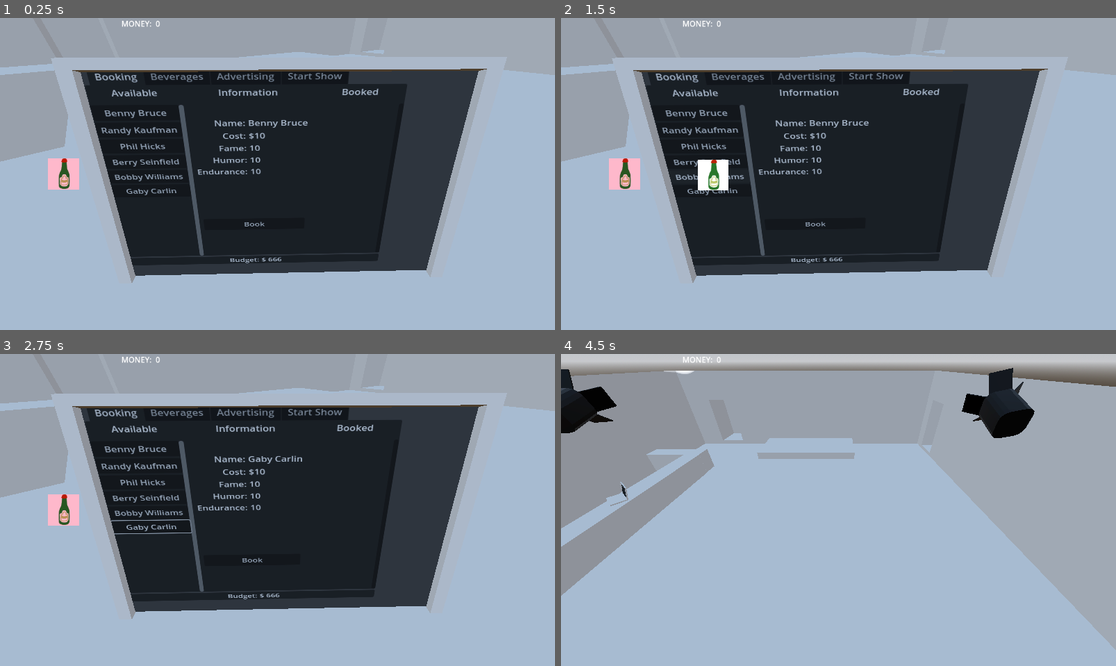
Above: before the commit, frames 1-4 (two rows, left to right).
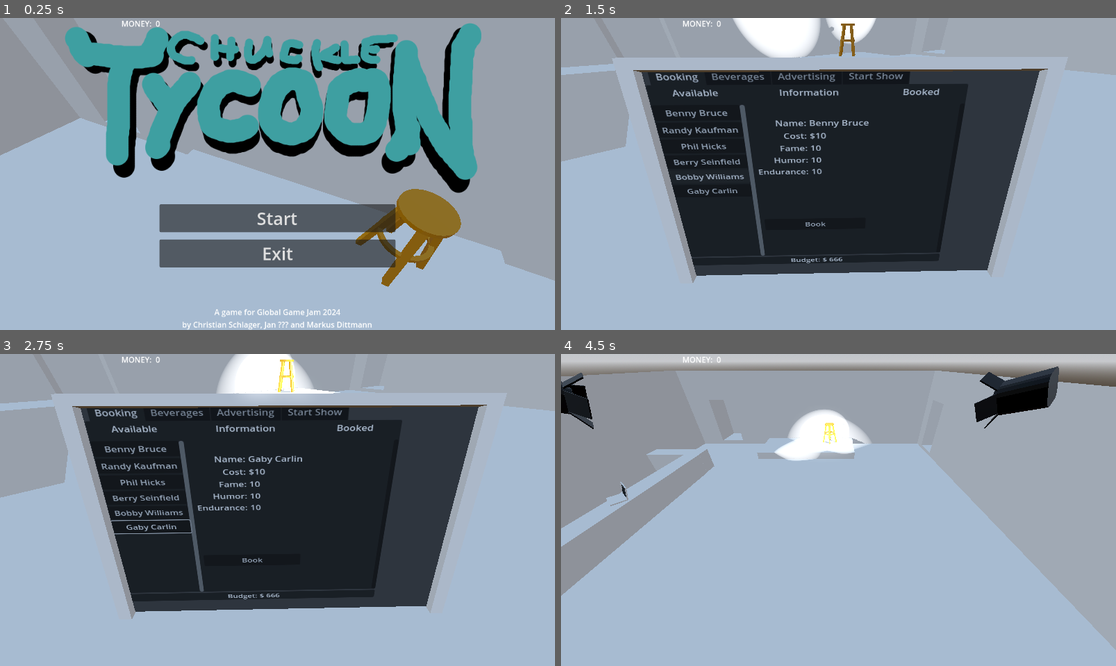
Above: after the commit, the same moments.

Repository: ChrisWhatever1980/ggj24-funny-business
Game: Godot game, scene res://scenes/building.tscn
Same seed, same stepped clock (60 frames per second), same inputs: the game is played once before the commit and once after it.
Inputs (mouse positions are in pixels of both pictures, inside the frame that each line leads up to):
- Up to frame 1 (0.25 s): no input
- Up to frame 2 (1.5 s): click (838, 217) at 0.5 s, where only the run after the commit has a clickable "Start"; drag from (622, 174) to (888, 177) at 1.27 s
- Up to frame 3 (2.75 s): drag from (166, 525) to (327, 513) at 2.02 s
- Up to frame 4 (4.5 s): move the mouse to (894, 441) at 2.77 s; hold Up (ui_up) 2.78-3.5 s; click (894, 441) at 2.85 s; tap Enter at 3.5 s; drag from (810, 572) to (622, 510) at 3.52 s; tap Space at 4.25 s; move the mouse to (1005, 556) at 4.27 s; hold Down (ui_down) from 4.28 s (still down); click (1005, 556) at 4.35 s

The runs differ from the first frame. In frame 1, 61% of the frame differs, in the area x 0-100%, y 1-100%; in frame 2, 3.3%; in frame 3, 2.5%; in frame 4, 4.7%.

Commit message:
title screen connected

Diff:
--- a/dev/scenes/building.gd
+++ b/dev/scenes/building.gd
@@ -32,10 +32,18 @@
 	GameEvents.connect_event("spawn_puddle", self, "on_spawn_puddle")
 	GameEvents.connect_event("change_money", self, "on_change_money")
 	GameEvents.connect_event("start_show", self, "on_start_show")
+	GameEvents.connect_event("start_game", self, "on_start_game")
 
 	var pos = $comedy_club/FloorArea.position
 	var size = $comedy_club/FloorArea/CollisionShape3D.shape.size
 	floor_rect = Rect2(pos.x - size.x / 2, pos.z - size.z / 2, size.x, size.z)
+
+	$AnimationPlayer.play_backwards("start_game_animation")
+
+
+func on_start_game():
+	$MainCamera.current = true
+	$TitleScreen.visible = false
 
 
 func on_start_show():
--- a/dev/scenes/building.tscn
+++ b/dev/scenes/building.tscn
@@ -1,11 +1,12 @@
-[gd_scene load_steps=27 format=3 uid="uid://4xkgb6wyhpkb"]
+[gd_scene load_steps=30 format=3 uid="uid://4xkgb6wyhpkb"]
 
 [ext_resource type="Script" path="res://scenes/building.gd" id="1_no7ks"]
 [ext_resource type="PackedScene" uid="uid://bdlhljeuhdyc0" path="res://models/comedy_club.glb" id="1_xfk75"]
 [ext_resource type="PackedScene" uid="uid://bbyus2y643rp0" path="res://models/bar.glb" id="2_5gooh"]
 [ext_resource type="PackedScene" uid="uid://de25e4whii3qa" path="res://scenes/guest.tscn" id="2_idpge"]
 [ext_resource type="PackedScene" uid="uid://ii7lpcj3odym" path="res://scenes/coin.tscn" id="3_e5f0h"]
-[ext_resource type="PackedScene" uid="uid://c4fuk2e1l2kf1" path="res://models/stage.glb" id="3_lcvpm"]
+[ext_resource type="PackedScene" uid="uid://bjw6r72huloyy" path="res://models/stool.glb" id="3_lcvpm"]
+[ext_resource type="PackedScene" uid="uid://c4fuk2e1l2kf1" path="res://models/stage.glb" id="6_g7yxt"]
 [ext_resource type="PackedScene" uid="uid://dh1iy0je7c6l7" path="res://scenes/spot_light.tscn" id="8_3sd2r"]
 [ext_resource type="PackedScene" uid="uid://xw4q52xtmcl5" path="res://scenes/laptop/laptop.tscn" id="8_6tjwg"]
 [ext_resource type="AudioStream" uid="uid://cuevafyfretln" path="res://audio/kaching_0.ogg" id="10_7w2yh"]
@@ -13,6 +14,7 @@
 [ext_resource type="PackedScene" uid="uid://bnkasdwoiayuj" path="res://scenes/underworld.tscn" id="12_gmibf"]
 [ext_resource type="AudioStream" uid="uid://w6tn87txnwy" path="res://audio/kaching_2.ogg" id="12_m7fqk"]
 [ext_resource type="PackedScene" uid="uid://m0e7yyqwsep0" path="res://scenes/bartender_minigame.tscn" id="13_l0k3m"]
+[ext_resource type="PackedScene" uid="uid://ch6dqver80ept" path="res://scenes/title.tscn" id="14_lgqev"]
 
 [sub_resource type="ProceduralSkyMaterial" id="ProceduralSkyMaterial_dldv6"]
 sky_horizon_color = Color(0.64625, 0.65575, 0.67075, 1)
@@ -70,6 +72,30 @@
 "update": 0,
 "values": [Vector3(-0.649262, -0.682424, 0)]
 }
+tracks/2/type = "value"
+tracks/2/imported = false
+tracks/2/enabled = true
+tracks/2/path = NodePath("SpotLight:rotation")
+tracks/2/interp = 1
+tracks/2/loop_wrap = true
+tracks/2/keys = {
+"times": PackedFloat32Array(0),
+"transitions": PackedFloat32Array(1),
+"update": 0,
+"values": [Vector3(0.327353, -0.040295, 0.234314)]
+}
+tracks/3/type = "value"
+tracks/3/imported = false
+tracks/3/enabled = true
+tracks/3/path = NodePath("SpotLight2:rotation")
+tracks/3/interp = 1
+tracks/3/loop_wrap = true
+tracks/3/keys = {
+"times": PackedFloat32Array(0),
+"transitions": PackedFloat32Array(1),
+"update": 0,
+"values": [Vector3(0.212462, 0.202276, 0.035681)]
+}
 
 [sub_resource type="Animation" id="Animation_0trjs"]
 resource_name = "laptop_to_main_animation"
@@ -99,6 +125,34 @@
 "values": [Vector3(-0.649734, -0.682598, 0), Vector3(-0.720821, 0, 0)]
 }
 
+[sub_resource type="Animation" id="Animation_ldpii"]
+resource_name = "start_game_animation"
+length = 2.0
+tracks/0/type = "value"
+tracks/0/imported = false
+tracks/0/enabled = true
+tracks/0/path = NodePath("SpotLight:rotation")
+tracks/0/interp = 1
+tracks/0/loop_wrap = true
+tracks/0/keys = {
+"times": PackedFloat32Array(0, 2),
+"transitions": PackedFloat32Array(1, 1),
+"update": 0,
+"values": [Vector3(-0.339466, 0.639424, 0.352963), Vector3(0.327353, -0.040295, 0.234314)]
+}
+tracks/1/type = "value"
+tracks/1/imported = false
+tracks/1/enabled = true
+tracks/1/path = NodePath("SpotLight2:rotation")
+tracks/1/interp = 1
+tracks/1/loop_wrap = true
+tracks/1/keys = {
+"times": PackedFloat32Array(0, 2),
+"transitions": PackedFloat32Array(1, 1),
+"update": 0,
+"values": [Vector3(-0.3567, -0.748999, -0.173233), Vector3(0.212462, 0.202276, 0.035681)]
+}
+
 [sub_resource type="Animation" id="Animation_g87q2"]
 resource_name = "to_underworld"
 tracks/0/type = "value"
@@ -147,6 +201,7 @@
 _data = {
 "RESET": SubResource("Animation_muubg"),
 "laptop_to_main_animation": SubResource("Animation_0trjs"),
+"start_game_animation": SubResource("Animation_ldpii"),
 "to_underworld": SubResource("Animation_g87q2")
 }
 
@@ -233,10 +288,10 @@
 [node name="AudioListener3D" type="AudioListener3D" parent="MainCamera"]
 
 [node name="SpotLight" parent="." instance=ExtResource("8_3sd2r")]
-transform = Transform3D(0.968877, -0.244587, -0.0381451, 0.219847, 0.921022, -0.321537, 0.113776, 0.303144, 0.946128, 17, 10, 0)
+transform = Transform3D(0.968877, -0.244586, -0.0381449, 0.219847, 0.921022, -0.321538, 0.113776, 0.303144, 0.946128, 17, 10, 0)
 
 [node name="SpotLight2" parent="." instance=ExtResource("8_3sd2r")]
-transform = Transform3D(0.9805, 0.00739, 0.196383, 0.0348713, 0.976893, -0.210867, -0.193403, 0.213603, 0.957585, -14.7558, 10, 0)
+transform = Transform3D(0.9805, 0.00739002, 0.196382, 0.0348713, 0.976893, -0.210867, -0.193403, 0.213603, 0.957585, -14.7558, 10, 0)
 
 [node name="FloorBody" type="StaticBody3D" parent="."]
 transform = Transform3D(1, 0, 0, 0, 1, 0, 0, 0, 1, 0, -0.586503, 0)
@@ -266,6 +321,7 @@
 [node name="Underworld" parent="." instance=ExtResource("12_gmibf")]
 
 [node name="BartenderMinigame" parent="." instance=ExtResource("13_l0k3m")]
+visible = false
 
 [node name="Laptop" parent="." instance=ExtResource("8_6tjwg")]
 transform = Transform3D(0.788043, 0, -0.61562, 0, 1, 0, 0.61562, 0, 0.788043, -14.392, 2.7058, 2.72985)
@@ -281,6 +337,15 @@
 transform = Transform3D(1, 0, 0, 0, 1, 0, 0, 0, 1, 0, 1.01153, 0)
 shape = SubResource("BoxShape3D_bj2d1")
 
+[node name="TitleScreen" parent="." instance=ExtResource("14_lgqev")]
+
+[node name="TitleCamera" type="Camera3D" parent="."]
+transform = Transform3D(0.911109, -0.296062, 0.286754, 0, 0.695725, 0.718308, -0.412166, -0.654457, 0.633881, 1.06007, 8.89669, -13.0869)
+current = true
+
+[node name="stool" parent="." instance=ExtResource("3_lcvpm")]
+transform = Transform3D(1, 0, 0, 0, 1, 0, 0, 0, 1, 6.50777, 0, -2.19696)
+
 [connection signal="area_entered" from="comedy_club/ExitArea3D" to="." method="_on_exit_entered"]
 [connection signal="area_entered" from="stage/StageArea" to="." method="_on_stage_entered"]
 
--- a/dev/scenes/guest.gd
+++ b/dev/scenes/guest.gd
@@ -73,11 +73,11 @@
 	else:
 		match randi() % 3:
 			0:
-				$AudioStreamPlayer3D.play()
+				$LaughPlayer.play()
 			1:
-				$AudioStreamPlayer3D2.play()
+				$LaughPlayer2.play()
 			1:
-				$AudioStreamPlayer3D3.play()
+				$LaughPlayer3.play()
 
 	match guest_react:
 		0:		# mood 8: dead
--- a/dev/scenes/guest.tscn
+++ b/dev/scenes/guest.tscn
@@ -124,7 +124,7 @@
 [node name="Person" parent="Node3D" instance=ExtResource("10_d8rxm")]
 
 [node name="Sprite3D" type="Sprite3D" parent="Node3D/Person"]
-transform = Transform3D(0.6, 0, 0, 0, 0.6, 0, 0, 0, 0.6, 0, 4, 0)
+transform = Transform3D(0.4, 0, 0, 0, 0.4, 0, 0, 0, 0.4, 0, 3.61748, 0)
 texture = ExtResource("4_gngcl")
 hframes = 4
 vframes = 3
--- a/dev/scenes/title.tscn
+++ b/dev/scenes/title.tscn
@@ -1,10 +1,10 @@
-[gd_scene load_steps=4 format=3 uid="uid://b8afje1xcdwag"]
+[gd_scene load_steps=4 format=3 uid="uid://ch6dqver80ept"]
 
 [ext_resource type="Script" path="res://scenes/ExitButton.gd" id="1_1f1up"]
 [ext_resource type="Script" path="res://scenes/StartButton.gd" id="1_6svwu"]
 [ext_resource type="Texture2D" uid="uid://qb8ahnhl6a73" path="res://textures/title.png" id="3_a2jyk"]
 
-[node name="Control" type="Control"]
+[node name="TitleScreen" type="Control"]
 layout_mode = 3
 anchors_preset = 15
 anchor_right = 1.0
Binary file added: dev/models/stool.glb
Not shown, added: dev/models/stool.glb.import
Binary file added: dev/models/stool_DW 1 Color Palette - color-hex.png
Not shown, added: dev/models/stool_DW 1 Color Palette - color-hex.png.import
Not shown: 1 places in dev/scenes/building.tscn that only renumber resources
Not shown, changed: art/funny_business.blend
Not shown, changed: art/funny_business.blend1
